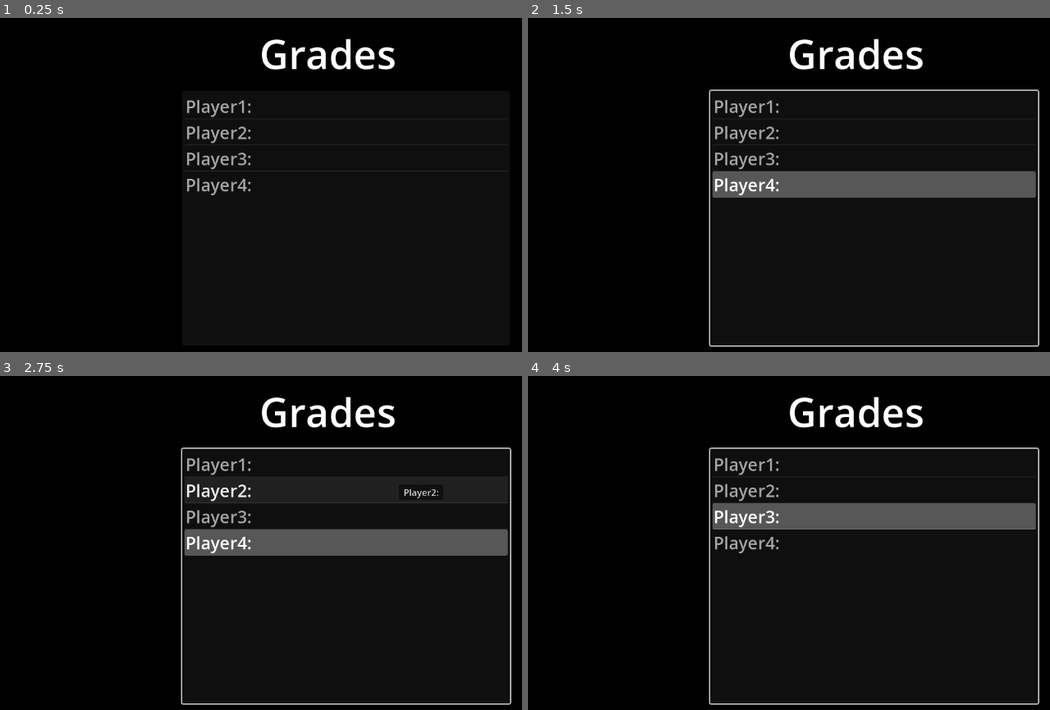
Above: before the commit, frames 1-4 (two rows, left to right).
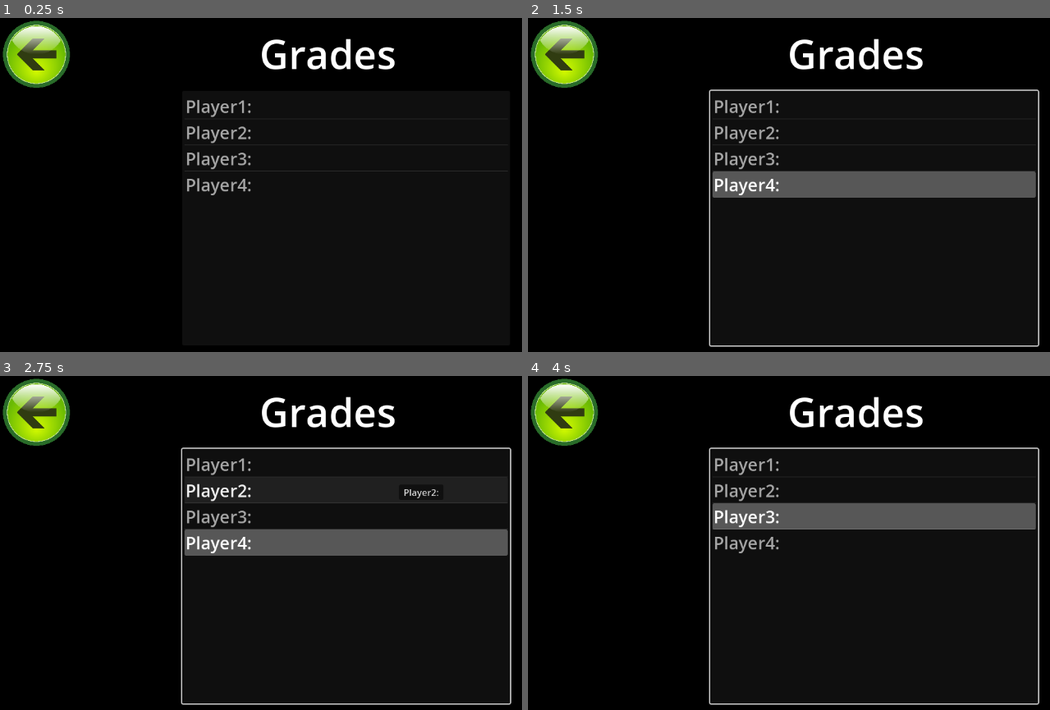
Above: after the commit, the same moments.

Repository: SafiaEzzahir/midnight-day-1
Game: Godot game, scene res://scenes/grade_menu.tscn
The game is run twice, just before and just after one commit, with the same random seed, the same clock (stepped at 60 frames per second) and the same inputs. The project has no main scene, so this scene is started directly.
Inputs (mouse positions are in pixels of both pictures, inside the frame that each line leads up to):
- Up to frame 1 (0.25 s): no input
- Up to frame 2 (1.5 s): tap Enter at 0.5 s; move the mouse to (997, 185) at 0.52 s; hold Right 0.53-1.28 s; click (997, 185) at 0.6 s; tap Space at 1.25 s; move the mouse to (726, 221) at 1.27 s; hold Down from 1.28 s (still down); tap Alt at 1.35 s
- Up to frame 3 (2.75 s): tap Enter at 2 s; move the mouse to (391, 479) at 2.02 s; release Down at 2.03 s; hold Right from 2.03 s (still down); tap Shift at 2.1 s
- Up to frame 4 (4 s): move the mouse to (825, 633) at 2.77 s; release Right at 2.78 s; hold Up 2.78-3.53 s; click (825, 633) at 2.85 s; tap Space at 3.5 s; move the mouse to (outside the picture) at 3.52 s; hold Left from 3.53 s (still down); tap Alt at 3.6 s

The runs differ from the first frame. In frame 1, 2.0% of the frame differs, in the area x 0-14%, y 0-21%; in frame 2, 2.0%; in frame 3, 2.0%; in frame 4, 2.0%.

Commit message:
Added back arrow

Diff:
--- a/midnight1/scenes/grade_menu.tscn
+++ b/midnight1/scenes/grade_menu.tscn
@@ -1,7 +1,8 @@
-[gd_scene load_steps=3 format=3 uid="uid://0ukusnp1idwc"]
+[gd_scene load_steps=4 format=3 uid="uid://0ukusnp1idwc"]
 
 [ext_resource type="Script" uid="uid://cxi4bnucs1c6k" path="res://scenes/grade_menu.gd" id="1_174ub"]
 [ext_resource type="Texture2D" uid="uid://ctmaij1f6528o" path="res://scenes/black_square.png" id="1_ogrh0"]
+[ext_resource type="Texture2D" uid="uid://bymajmm6tux7u" path="res://scenes/back_arrow.png" id="3_vh7oc"]
 
 [node name="GradeMenu" type="Node2D"]
 script = ExtResource("1_174ub")
@@ -38,3 +39,9 @@
 item_1/text = "Player2:"
 item_2/text = "Player3:"
 item_3/text = "Player4:"
+
+[node name="TextureRect" type="TextureRect" parent="."]
+offset_right = 128.0
+offset_bottom = 128.0
+texture = ExtResource("3_vh7oc")
+expand_mode = 1
Binary file added: midnight1/scenes/back_arrow.png
Not shown, added: midnight1/scenes/back_arrow.png.import
